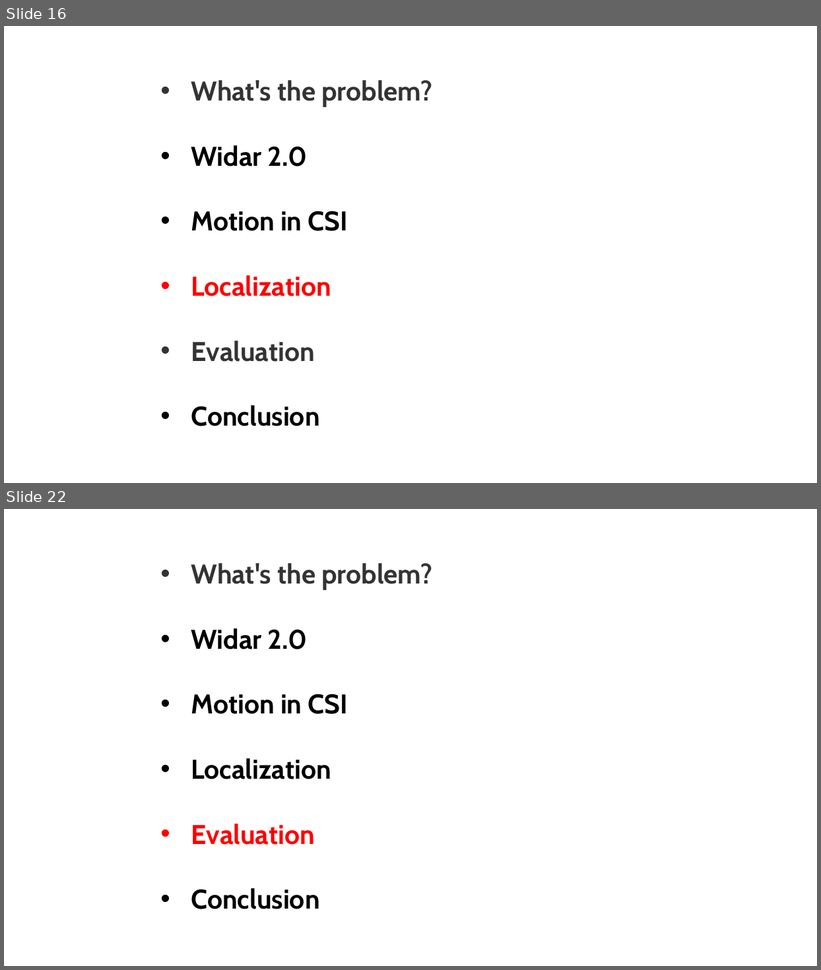
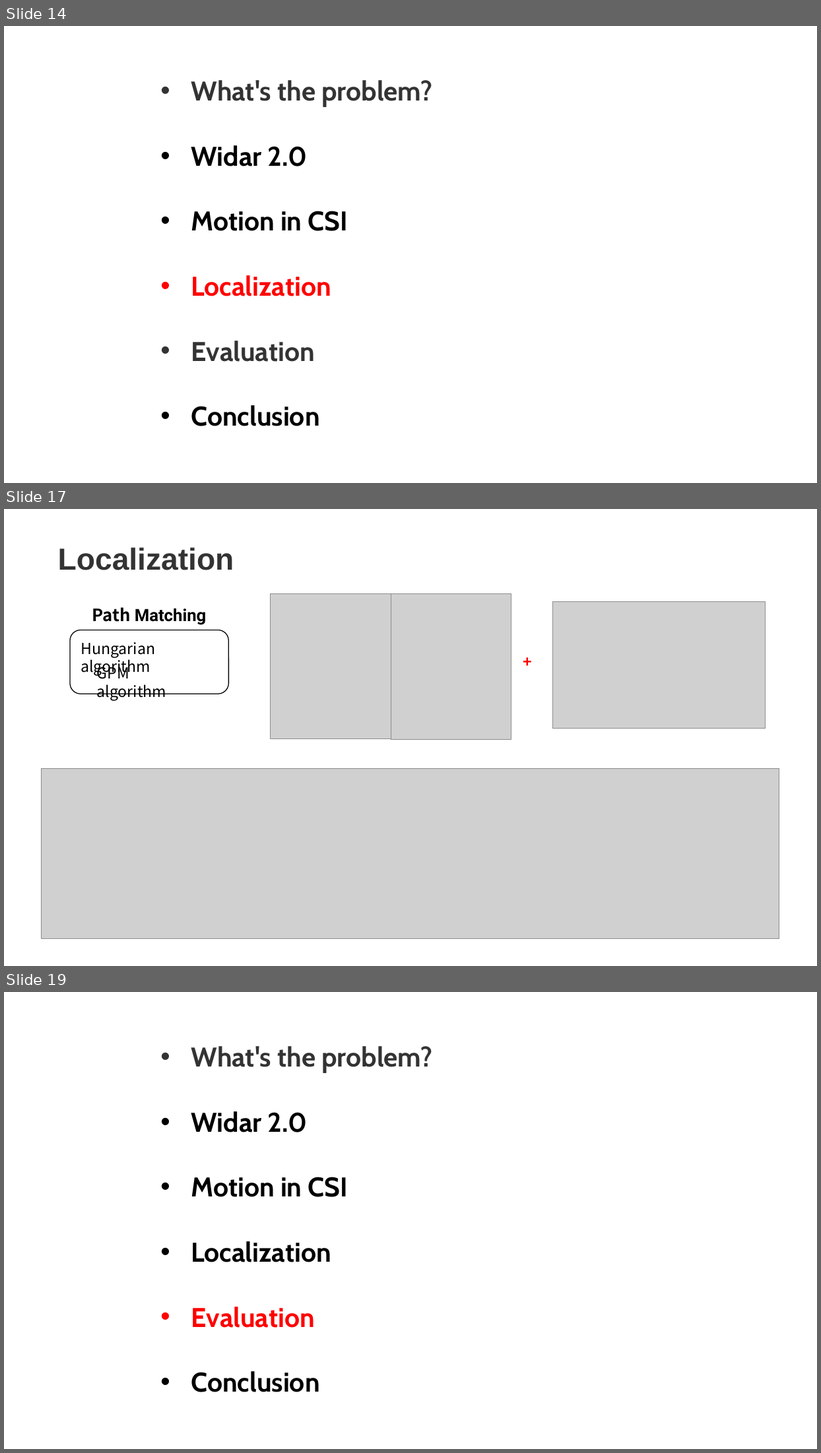
Before and after one commit to linxuyalun/courses, a slide deck: sjtu/iot/Widar2.0.pptx. Shown one above the other, each under a label of ours: slides 16 and 22 before the commit, slides 14, 17 and 19 after it; the slides between them are not shown. The pictures are 821x970 and 821x1453 pixels, drawn with LibreOffice and Linux fonts; fonts in the diff are those of the drawing; grey boxes stand for pictures. Boxes give left, top, right and bottom in pixels: in the first picture for what was removed or moved away, otherwise in the second. Text is boxed around its words. In the diff, an @@ line names an element or a change of style, - is before the commit and + after.

```diff
--- a/sjtu/iot/Widar2.0.pptx
+++ b/sjtu/iot/Widar2.0.pptx
@@ slide 17 added at (4,509,817,966), background #FFFFFF @@
@@ text added at (58,547,234,570), 36 pt, text #333333, bold @@
+Localization
@@ text added at (92,607,207,625), 20 pt, text #000000, bold @@
+Path Matching
@@ picture added at (271,593,391,739) @@
@@ picture added at (391,594,511,739) @@
@@ picture added at (553,602,766,729) @@
@@ rounded rectangle added at (70,630,228,694), outline #000000 1 pt @@
@@ text added at (81,642,155,676), 18 pt, text #000000 @@
+Hungarian algorithm
@@ text added at (97,663,167,701), 18 pt, text #000000 @@
+GPM algorithm
@@ text added at (517,650,541,674), 18 pt, text #FF0000, bold @@
++
@@ picture added at (41,769,780,939) @@
@@ what was slide 16 is now slide 14 @@
@@ what was slide 22 is now slide 19 @@
```
Also in this commit, not shown: 2 slides changed, 8 other slides added, 7 slides removed.
